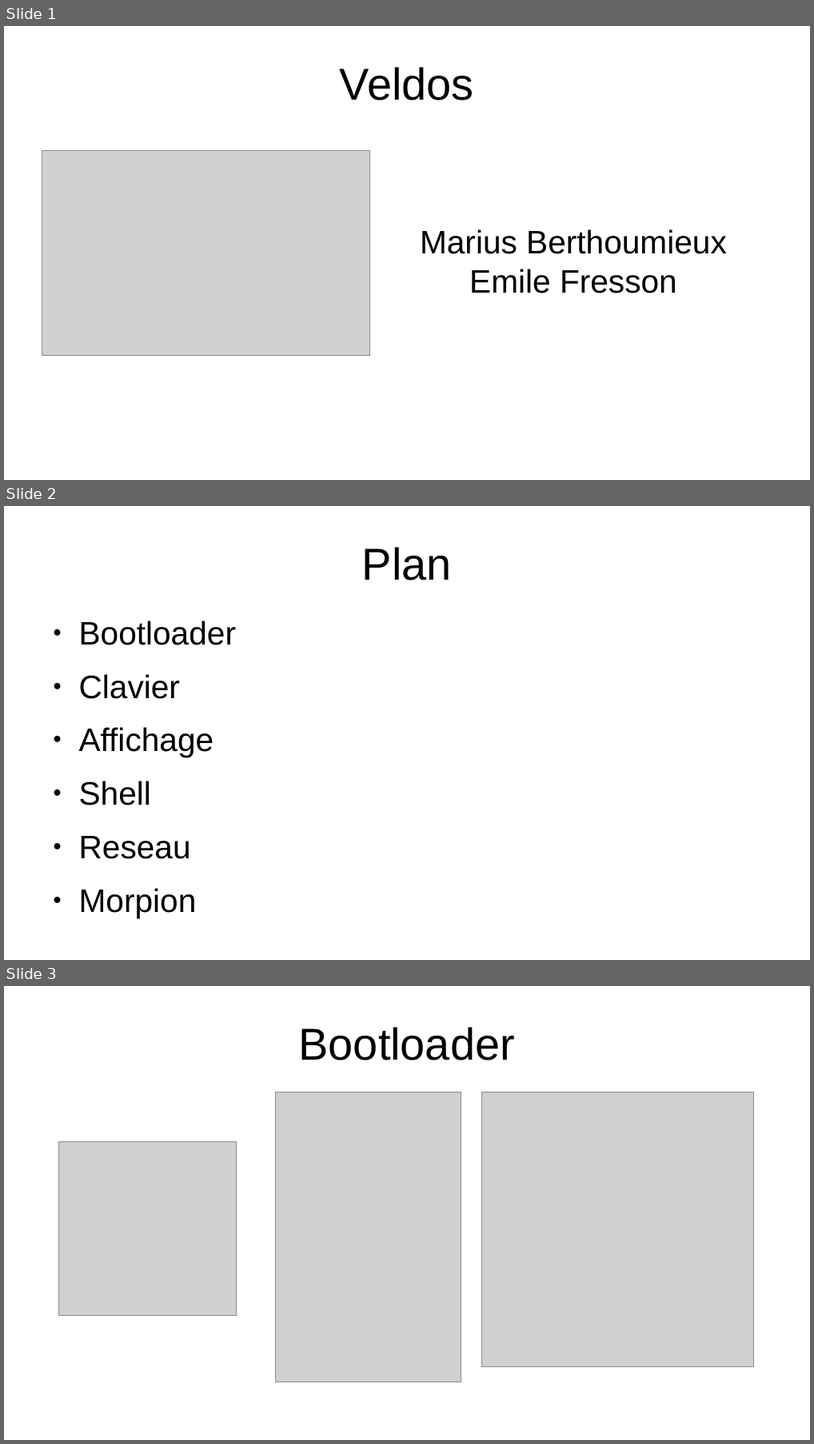
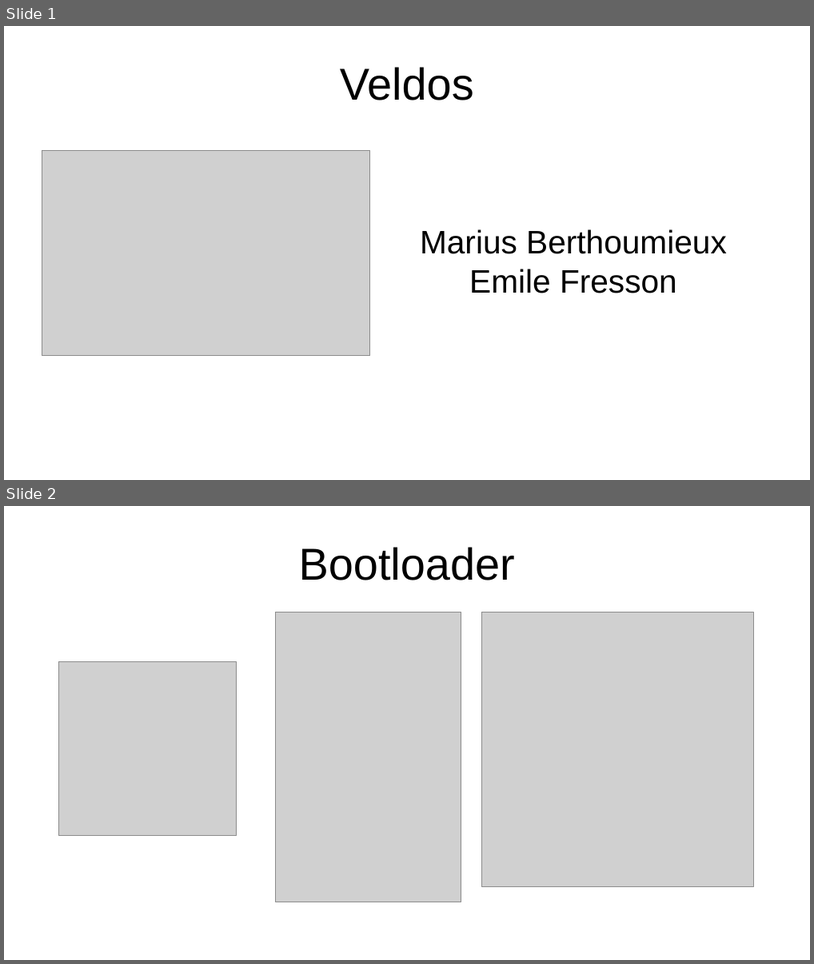
Before and after one commit to MariusBerth/OS, a slide deck: slides/slides_os.odp. Shown one above the other, each under a label of ours: slides 1, 2 and 3 before the commit, slides 1 and 2 after it. The pictures are 814x1444 and 814x964 pixels, drawn with LibreOffice and Linux fonts; fonts in the diff are those of the drawing; grey boxes stand for pictures. Boxes give left, top, right and bottom in pixels: in the first picture for what was removed or moved away, otherwise in the second. Text is boxed around its words. In the diff, an @@ line names an element or a change of style, - is before the commit and + after.

```diff
--- a/slides/slides_os.odp
+++ b/slides/slides_os.odp
@@ slide 2 removed at bbox=[4, 506, 810, 960], background #FFFFFF @@
@@ title removed at bbox=[362, 547, 452, 580] @@
-Plan
@@ text removed at bbox=[79, 620, 236, 917] @@
-● Bootloader
-● Clavier
-● Affichage
-● Shell
-● Reseau
-● Morpion
@@ what was slide 3 is now slide 2 @@
```
Also in this commit, not shown: 1 other file.
